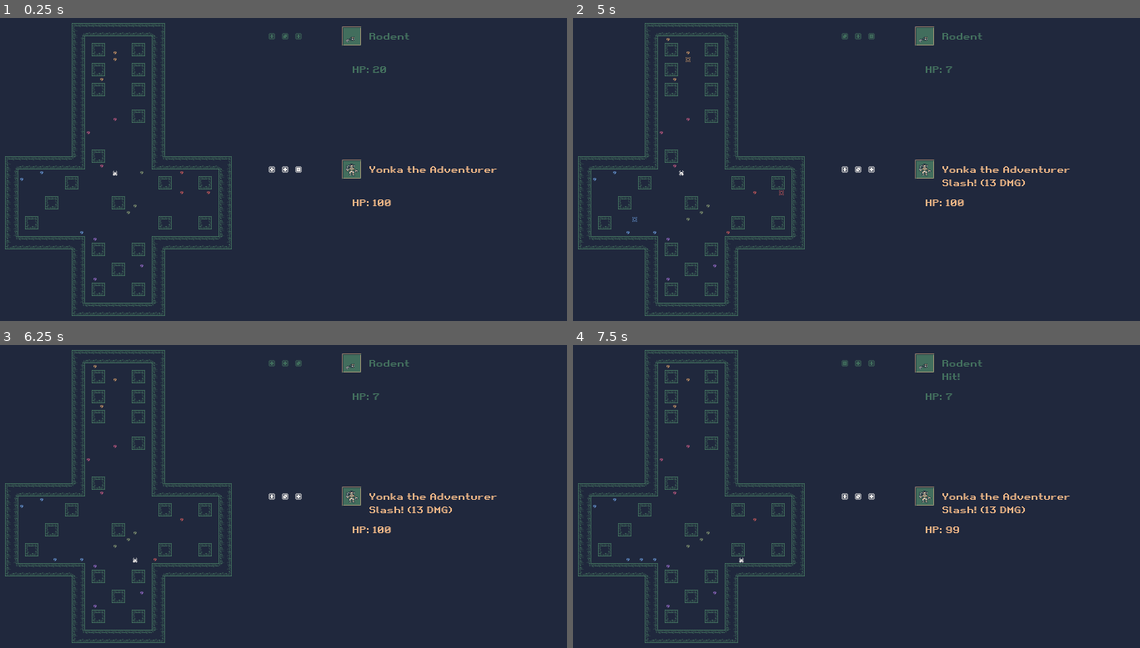
Above: before the commit, frames 1-4 (two rows, left to right).
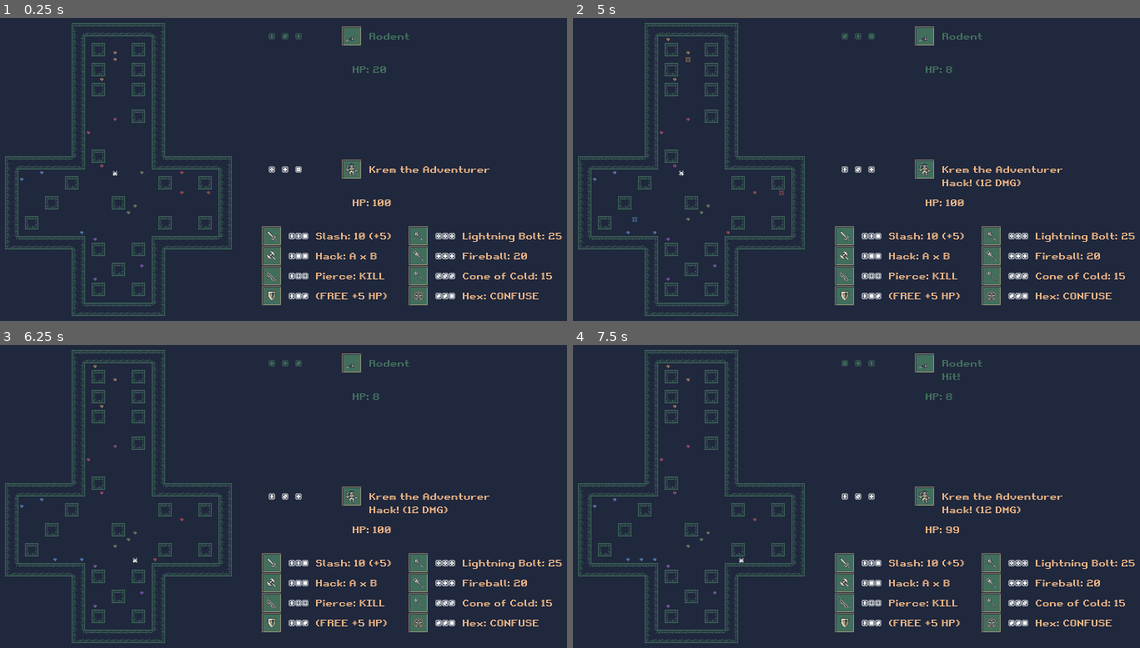
Above: after the commit, the same moments.

Repository: SLiV9/Die-Fiend
Game: Godot game, scene res://assets/level.tscn
Two runs of this game, one before a commit and one after it. Both use one fixed random seed, a clock stepped at 60 frames per second and the inputs below.
Inputs:
- Up to frame 1 (0.25 s): no input
- Up to frame 2 (5 s): tap Enter at 0.5, 2, 3.5 s; hold D (move_right) 0.53-1.28 s; hold Space (drop_item) 0.53-1.28 s; hold S (move_down) 1.28-2.03 s; tap Space (drop_item) at 1.35, 2.85, 4.35 s; hold D (move_right) 2.03-2.78 s; hold Space (drop_item) 2.03-2.78 s; hold W (move_up) 2.78-3.53 s; hold Space (drop_item) 3.53-4.28 s; hold A (move_left) from 3.53 s (still down)
- Up to frame 3 (6.25 s): release A (move_left) at 5.03 s; hold S (move_down) 5.03-5.78 s; hold Space (drop_item) 5.03-5.78 s; hold D (move_right) from 5.78 s (still down); tap Space (drop_item) at 5.85 s
- Up to frame 4 (7.5 s): release D (move_right) at 6.53 s; hold W (move_up) 6.53-7.28 s; hold Space (drop_item) 6.53-7.28 s; hold D (move_right) from 7.28 s (still down); tap Space (drop_item) at 7.35 s

The runs differ from the first frame. In frame 1, 3.5% of the frame differs, in the area x 46-100%, y 48-95%; in frame 2, 3.7%, in the area x 46-100%, y 15-95%; in frame 3, 3.7%; in frame 4, 3.7%.

Commit message:
Added four abilities below the hero, instead of a party. Get a random hero. Implemented abilities.

Diff:
--- /dev/null
+++ b/assets/Ability.tscn
@@ -0,0 +1,181 @@
+[gd_scene load_steps=31 format=2]
+
+[ext_resource path="res://assets/Die.tscn" type="PackedScene" id=1]
+[ext_resource path="res://assets/ability.gd" type="Script" id=2]
+[ext_resource path="res://assets/pixelfont.tres" type="DynamicFont" id=3]
+[ext_resource path="res://assets/1bitpack_kenney_monochrome_transparent_packed.png" type="Texture" id=4]
+[ext_resource path="res://assets/fantasy_tileset_Jerom_recolored.png" type="Texture" id=5]
+
+[sub_resource type="AtlasTexture" id=81]
+atlas = ExtResource( 5 )
+region = Rect2( 192, 224, 32, 32 )
+
+[sub_resource type="AtlasTexture" id=82]
+atlas = ExtResource( 5 )
+region = Rect2( 224, 256, 32, 32 )
+
+[sub_resource type="AtlasTexture" id=83]
+atlas = ExtResource( 5 )
+region = Rect2( 160, 288, 32, 32 )
+
+[sub_resource type="AtlasTexture" id=84]
+atlas = ExtResource( 5 )
+region = Rect2( 96, 416, 32, 32 )
+
+[sub_resource type="AtlasTexture" id=87]
+atlas = ExtResource( 5 )
+region = Rect2( 160, 448, 32, 32 )
+
+[sub_resource type="AtlasTexture" id=86]
+atlas = ExtResource( 5 )
+region = Rect2( 192, 448, 32, 32 )
+
+[sub_resource type="AtlasTexture" id=85]
+atlas = ExtResource( 5 )
+region = Rect2( 32, 448, 32, 32 )
+
+[sub_resource type="AtlasTexture" id=88]
+atlas = ExtResource( 5 )
+region = Rect2( 0, 544, 32, 32 )
+
+[sub_resource type="SpriteFrames" id=89]
+animations = [ {
+"frames": [ SubResource( 81 ), SubResource( 82 ), SubResource( 83 ), SubResource( 84 ), SubResource( 87 ), SubResource( 86 ), SubResource( 85 ), SubResource( 88 ) ],
+"loop": true,
+"name": "default",
+"speed": 5.0
+} ]
+
+[sub_resource type="TileSet" id=57]
+0/name = "fantasy_tileset_Jerom_recolored.png 0"
+0/texture = ExtResource( 5 )
+0/tex_offset = Vector2( 0, 0 )
+0/modulate = Color( 1, 1, 1, 1 )
+0/region = Rect2( 64, 32, 32, 32 )
+0/tile_mode = 1
+0/autotile/bitmask_mode = 0
+0/autotile/bitmask_flags = [ Vector2( 0, 0 ), 256, Vector2( 0, 1 ), 260, Vector2( 0, 2 ), 260, Vector2( 0, 3 ), 4, Vector2( 1, 0 ), 320, Vector2( 1, 1 ), 325, Vector2( 1, 2 ), 325, Vector2( 1, 3 ), 5, Vector2( 2, 0 ), 320, Vector2( 2, 1 ), 325, Vector2( 2, 2 ), 325, Vector2( 2, 3 ), 5, Vector2( 3, 0 ), 64, Vector2( 3, 1 ), 65, Vector2( 3, 2 ), 65, Vector2( 3, 3 ), 1 ]
+0/autotile/icon_coordinate = Vector2( 0, 0 )
+0/autotile/tile_size = Vector2( 8, 8 )
+0/autotile/spacing = 0
+0/autotile/occluder_map = [  ]
+0/autotile/navpoly_map = [  ]
+0/autotile/priority_map = [  ]
+0/autotile/z_index_map = [  ]
+0/occluder_offset = Vector2( 0, 0 )
+0/navigation_offset = Vector2( 0, 0 )
+0/shape_offset = Vector2( 0, 0 )
+0/shape_transform = Transform2D( 1, 0, 0, 1, 0, 0 )
+0/shape_one_way = false
+0/shape_one_way_margin = 0.0
+0/shapes = [  ]
+0/z_index = 0
+
+[sub_resource type="AtlasTexture" id=42]
+atlas = ExtResource( 4 )
+region = Rect2( 672, 224, 16, 16 )
+
+[sub_resource type="AtlasTexture" id=45]
+atlas = ExtResource( 4 )
+region = Rect2( 688, 224, 16, 16 )
+
+[sub_resource type="AtlasTexture" id=44]
+atlas = ExtResource( 4 )
+region = Rect2( 704, 224, 16, 16 )
+
+[sub_resource type="AtlasTexture" id=47]
+atlas = ExtResource( 4 )
+region = Rect2( 720, 224, 16, 16 )
+
+[sub_resource type="AtlasTexture" id=46]
+atlas = ExtResource( 4 )
+region = Rect2( 736, 224, 16, 16 )
+
+[sub_resource type="AtlasTexture" id=43]
+atlas = ExtResource( 4 )
+region = Rect2( 752, 224, 16, 16 )
+
+[sub_resource type="AtlasTexture" id=35]
+atlas = ExtResource( 4 )
+region = Rect2( 672, 240, 16, 16 )
+
+[sub_resource type="AtlasTexture" id=36]
+atlas = ExtResource( 4 )
+region = Rect2( 688, 240, 16, 16 )
+
+[sub_resource type="AtlasTexture" id=37]
+atlas = ExtResource( 4 )
+region = Rect2( 704, 240, 16, 16 )
+
+[sub_resource type="AtlasTexture" id=38]
+atlas = ExtResource( 4 )
+region = Rect2( 720, 240, 16, 16 )
+
+[sub_resource type="AtlasTexture" id=39]
+atlas = ExtResource( 4 )
+region = Rect2( 736, 240, 16, 16 )
+
+[sub_resource type="AtlasTexture" id=40]
+atlas = ExtResource( 4 )
+region = Rect2( 752, 240, 16, 16 )
+
+[sub_resource type="AtlasTexture" id=90]
+atlas = ExtResource( 4 )
+region = Rect2( 624, 240, 16, 16 )
+
+[sub_resource type="AtlasTexture" id=91]
+atlas = ExtResource( 4 )
+region = Rect2( 656, 240, 16, 16 )
+
+[sub_resource type="SpriteFrames" id=41]
+animations = [ {
+"frames": [ SubResource( 42 ), SubResource( 45 ), SubResource( 44 ), SubResource( 47 ), SubResource( 46 ), SubResource( 43 ) ],
+"loop": true,
+"name": "empty",
+"speed": 10.0
+}, {
+"frames": [ SubResource( 35 ), SubResource( 36 ), SubResource( 37 ), SubResource( 38 ), SubResource( 39 ), SubResource( 40 ), SubResource( 90 ), SubResource( 91 ) ],
+"loop": true,
+"name": "filled",
+"speed": 10.0
+} ]
+
+[node name="Ability" type="AnimatedSprite"]
+position = Vector2( 608, 480 )
+frames = SubResource( 89 )
+script = ExtResource( 2 )
+
+[node name="TileMap" type="TileMap" parent="."]
+show_behind_parent = true
+tile_set = SubResource( 57 )
+cell_size = Vector2( 8, 8 )
+format = 1
+tile_data = PoolIntArray( -131075, 0, 0, -131074, 0, 1, -131073, 0, 2, -196608, 0, 1, -196607, 0, 2, -196606, 0, 3, -65539, 0, 65536, -65538, 0, 131074, -65537, 0, 65537, -131072, 0, 65538, -131071, 0, 131073, -131070, 0, 65539, -3, 0, 65536, -2, 0, 65537, -1, 0, 65538, -65536, 0, 65537, -65535, 0, 65537, -65534, 0, 131075, 65533, 0, 131072, 65534, 0, 131074, 65535, 0, 65537, 0, 0, 131074, 1, 0, 65538, 2, 0, 65539, 131069, 0, 131072, 131070, 0, 65538, 131071, 0, 131074, 65536, 0, 131073, 65537, 0, 65537, 65538, 0, 131075, 196605, 0, 196608, 196606, 0, 196609, 196607, 0, 196610, 131072, 0, 196609, 131073, 0, 196609, 131074, 0, 196611 )
+
+[node name="Name" type="Label" parent="."]
+anchor_left = 1.0
+anchor_top = -0.5
+anchor_right = 1.0
+anchor_bottom = -0.5
+margin_left = 72.0
+margin_right = 336.0
+margin_bottom = 32.0
+custom_colors/font_color = Color( 0.898039, 0.690196, 0.513726, 1 )
+custom_fonts/font = ExtResource( 3 )
+text = "Lightning Bolt: 30"
+valign = 1
+__meta__ = {
+"_edit_use_anchors_": false
+}
+
+[node name="Die1" parent="." instance=ExtResource( 1 )]
+position = Vector2( 48, 0 )
+frames = SubResource( 41 )
+
+[node name="Die2" parent="." instance=ExtResource( 1 )]
+position = Vector2( 64, 0 )
+frames = SubResource( 41 )
+
+[node name="Die3" parent="." instance=ExtResource( 1 )]
+position = Vector2( 80, 0 )
+frames = SubResource( 41 )
--- /dev/null
+++ b/assets/ability.gd
@@ -0,0 +1,22 @@
+class_name Ability
+extends AnimatedSprite
+
+export var die1 = 6
+export var die2 = -1
+export var die3 = -1
+export var description = ""
+
+func _ready():
+	$Die1.fix(die1)
+	$Die2.fix(die2)
+	$Die3.fix(die3)
+	$Name.text = description
+
+
+func _on_Hero_hex_hit():
+	die1 += 2
+	if die1 >= 6:
+		die1 = 2
+	die2 = die1
+	$Die1.fix(die1)
+	$Die2.fix(die2)
--- a/assets/die.gd
+++ b/assets/die.gd
@@ -39,5 +39,14 @@
 		offset -= w
 		frame += 1
 
+func fix(number):
+	is_rolling = false
+	if number == 7:
+		frame = 7
+	elif number >= 1:
+		frame = number - 1
+	else:
+		frame = 6
+
 func get_result():
 	return 1 + frame
--- a/assets/hero.gd
+++ b/assets/hero.gd
@@ -2,15 +2,26 @@
 extends AnimatedSprite
 
 
-const HEAL_FROM_KILL = 10
+const NUM_HEROES = 8
+const NAMES = ["Krem the Adventurer", "Borf the Woodsman", "Yonka the Barbarian",
+	"Talis the Baneslayer", "Ilama the Tracker", "Atticus the Knight",
+	"Ogovan the Mage", "Serbo the Warlock"]
+const CURSES = ["Oops!", "Drat!", "Curses!", "Nope.", "Argh!", "Yikes.",
+	"Welp."]
 
 var hitpoints = 100
+var hex_number = 2
 
-signal attack_hit(damage)
+signal attack_hit(a, b)
+signal spell_hit(a)
+signal hex_hit()
 signal hero_died()
 
 
 func _ready():
+	randomize()
+	frame = randi() % NUM_HEROES
+	$Name.text = NAMES[frame]
 	$Hitpoints.text = "HP: %s" %  [hitpoints]
 	$Attack.text = ""
 
@@ -37,14 +48,48 @@
 func _on_Roller_roll_determined(results):
 	if hitpoints <= 0:
 		return
-	var damage = 0
+	var num_sixes = 0
+	var a
+	var b
+	var num_hexes = 0
 	for result in results:
-		damage += result
-	emit_signal("attack_hit", damage)
-	$Attack.text = "Slash! (%s DMG)" % [damage]
+		if result == 6:
+			num_sixes += 1
+		else:
+			if a == null:
+				a = result
+			elif b == null:
+				b = result
+			if result == hex_number:
+				num_hexes += 1
+	if num_sixes == 3:
+		emit_signal("attack_hit", 6, 6)
+	elif num_sixes == 2:
+		emit_signal("attack_hit", 6, a)
+	elif num_sixes == 1:
+		emit_signal("attack_hit", a, b)
+	elif num_hexes == 2:
+		emit_signal("hex_hit")
+		hex_number += 1
+		if hex_number >= 6:
+			hex_number = 2
+	elif results == [a, a, a] and a >= 3:
+		emit_signal("spell_hit", a)
+	else:
+		var curse_offset = randi() % CURSES.size()
+		$Attack.text = '"%s" (NO EFFECT)' % [CURSES[curse_offset]]
 
 
 func _on_Monster_monster_died():
-	if hitpoints > 0:
-		hitpoints += HEAL_FROM_KILL
-		$Hitpoints.text = "HP: %s" %  [hitpoints]
+	pass
+
+
+func _on_Monster_hero_attack_resolved(text):
+	$Attack.text = text
+
+
+func _on_Monster_hero_healed(amount):
+	if hitpoints <= 0:
+		return
+	hitpoints += amount
+	$Hitpoints.text = "HP: %s" %  [hitpoints]
--- a/assets/level.gd
+++ b/assets/level.gd
@@ -40,18 +40,18 @@
 	if targets.size() > 0:
 		targets.shuffle()
 		var item = targets.pop_front()
-		var opposite_face = 5 - i
 		if item is Shard:
 			var pop = $ResourcePreloader.get_resource("Pop").instance()
 			pop.position = item.position
 			pop.modulate = item.get_node("AnimatedSprite").modulate
 			add_child(pop)
+			item.queue_free()
 			spawn_shard_in_room(5 - i)
-		else:
+		elif item is Gem and (rand_range(0, 100) < 16.67):
 			var rock = $ResourcePreloader.get_resource("Rock").instance()
 			rock.position = item.position
 			add_child(rock)
-		item.queue_free()
+			item.queue_free()
 
 
 func room_bbox(i):
@@ -95,7 +95,11 @@
 	$Hero/Roller.roll(weights)
 
 func _on_MonsterRoller_rolled():
-	$Monster/MonsterRoller.roll([0, 0, 0, 0, 0, 0])
+	var weights = [0, 0, 0, 0, 0, 0]
+	if $Monster.is_hexed():
+		# Only roll twos.
+		weights[1] = 2
+	$Monster/MonsterRoller.roll(weights)
 
 
 func _on_Roller_roll_determined(results):
--- a/assets/level.tscn
+++ b/assets/level.tscn
@@ -14,6 +14,7 @@
 [ext_resource path="res://assets/monster.gd" type="Script" id=12]
 [ext_resource path="res://assets/Pop.tscn" type="PackedScene" id=13]
 [ext_resource path="res://assets/Rock.tscn" type="PackedScene" id=14]
+[ext_resource path="res://assets/Ability.tscn" type="PackedScene" id=15]
 
 [sub_resource type="ConvexPolygonShape2D" id=7]
 points = PoolVector2Array( 16, 16, 0, 16, 0, 0, 16, 0 )
@@ -678,16 +679,74 @@
 [node name="Die3" parent="Hero/Roller" instance=ExtResource( 9 )]
 position = Vector2( 672, 320 )
 
+[node name="Ability" parent="." instance=ExtResource( 15 )]
+die2 = 6
+description = "Slash: 10 (+5)"
+
+[node name="Ability2" parent="." instance=ExtResource( 15 )]
+position = Vector2( 608, 528 )
+frame = 1
+description = "Hack: A x B"
+
+[node name="Ability3" parent="." instance=ExtResource( 15 )]
+position = Vector2( 608, 576 )
+frame = 2
+die2 = 7
+die3 = 7
+description = "Pierce: KILL"
+
+[node name="Ability4" parent="." instance=ExtResource( 15 )]
+position = Vector2( 608, 624 )
+frame = 3
+die3 = 2
+description = "(FREE +5 HP)"
+
+[node name="Ability5" parent="." instance=ExtResource( 15 )]
+position = Vector2( 960, 480 )
+frame = 4
+die1 = 5
+die2 = 5
+die3 = 5
+description = "Lightning Bolt: 25"
+
+[node name="Ability6" parent="." instance=ExtResource( 15 )]
+position = Vector2( 960, 528 )
+frame = 5
+die1 = 4
+die2 = 4
+die3 = 4
+description = "Fireball: 20"
+
+[node name="Ability7" parent="." instance=ExtResource( 15 )]
+position = Vector2( 960, 576 )
+frame = 6
+die1 = 3
+die2 = 3
+die3 = 3
+description = "Cone of Cold: 15"
+
+[node name="Hex" parent="." instance=ExtResource( 15 )]
+position = Vector2( 960, 624 )
+frame = 7
+die1 = 2
+die2 = 2
+description = "Hex: CONFUSE"
+
 [connection signal="gem_deposited" from="Gremlin" to="." method="_on_Gremlin_gem_deposited"]
 [connection signal="shard_consumed" from="Gremlin" to="." method="_on_Gremlin_shard_consumed"]
 [connection signal="body_entered" from="Gremlin/Area2D" to="Gremlin" method="_on_Area2D_body_entered"]
 [connection signal="attack_hit" from="Monster" to="Hero" method="_on_Monster_attack_hit"]
+[connection signal="hero_attack_resolved" from="Monster" to="Hero" method="_on_Monster_hero_attack_resolved"]
+[connection signal="hero_healed" from="Monster" to="Hero" method="_on_Monster_hero_healed"]
 [connection signal="monster_died" from="Monster" to="Hero" method="_on_Monster_monster_died"]
 [connection signal="roll_determined" from="Monster/MonsterRoller" to="Monster" method="_on_MonsterRoller_roll_determined"]
 [connection signal="roll_started" from="Monster/MonsterRoller" to="Monster" method="_on_MonsterRoller_roll_started"]
 [connection signal="rolled" from="Monster/MonsterRoller" to="." method="_on_MonsterRoller_rolled"]
 [connection signal="attack_hit" from="Hero" to="Monster" method="_on_Hero_attack_hit"]
 [connection signal="hero_died" from="Hero" to="Monster" method="_on_Hero_hero_died"]
+[connection signal="hex_hit" from="Hero" to="Monster" method="_on_Hero_hex_hit"]
+[connection signal="hex_hit" from="Hero" to="Hex" method="_on_Hero_hex_hit"]
+[connection signal="spell_hit" from="Hero" to="Monster" method="_on_Hero_spell_hit"]
 [connection signal="roll_determined" from="Hero/Roller" to="." method="_on_Roller_roll_determined"]
 [connection signal="roll_determined" from="Hero/Roller" to="Hero" method="_on_Roller_roll_determined"]
 [connection signal="roll_started" from="Hero/Roller" to="Hero" method="_on_Roller_roll_started"]
--- a/assets/monster.gd
+++ b/assets/monster.gd
@@ -11,21 +11,28 @@
 const ATTACK_DAMAGE = [1, 3, 5, 3, 4, 4, 2,
 	5, 10, 8, 6, 5, 6, 5,
 	6, 10, 5, 8, 15, 6, 7, 20]
+const WEAKSPOTS = [3, 3, 3, -1, 5, -1, 2,
+	3, 4, 3, 5, 4, 2, 3,
+	5, -1, -1, -1, 1, -1, -1, -1]
 
 var monster_offset = 0
 var hitpoints = 40
 var attack_damage = 5
+var weakspot_number = 3
 
 var respawn_delay = 0
+var hex_end_delay = 0
 
 signal attack_hit(damage)
-signal attack_missed()
+signal hero_attack_resolved(text)
+signal hero_healed(amount)
 signal monster_died()
 
 
 func _ready():
 	hitpoints = HITPOINTS[monster_offset]
 	attack_damage = ATTACK_DAMAGE[monster_offset]
+	weakspot_number = WEAKSPOTS[monster_offset]
 	$Name.text = NAMES[monster_offset]
 	$Hitpoints.text = "HP: %s" %  [hitpoints]
 	$Attack.text = ""
@@ -43,6 +50,7 @@
 			frame = monster_offset
 			hitpoints = HITPOINTS[monster_offset]
 			attack_damage = ATTACK_DAMAGE[monster_offset]
+			weakspot_number = WEAKSPOTS[monster_offset]
 			if is_super:
 				hitpoints *= 10
 				attack_damage *= 5
@@ -52,6 +60,8 @@
 			$Hitpoints.text = "HP: %s" %  [hitpoints]
 			$MonsterRoller.reset()
 			$MonsterRoller.visible = true
+	elif hex_end_delay > 0:
+		hex_end_delay -= delta
 
 
 func _on_MonsterRoller_roll_determined(results):
@@ -59,7 +69,6 @@
 		return
 	var num_hits = 0
 	var num_snake_eyes = 0
-	var blinded = false
 	for result in results:
 		if result == 6:
 			num_hits += 1
@@ -77,7 +86,7 @@
 	if num_hits > 0:
 		var damage = attack_damage
 		if num_hits >= 3:
-			damage *= 10
+			damage *= 3
 			$Attack.text = "Super Crit!"
 		elif num_hits >= 2:
 			damage *= 2
@@ -86,7 +95,6 @@
 			$Attack.text = "Hit!"
 		emit_signal("attack_hit", damage)
 	else:
-		emit_signal("attack_missed")
 		$Attack.text = "Miss!"
 
 
@@ -94,7 +102,45 @@
 	$Attack.text = ""
 
 
-func _on_Hero_attack_hit(damage):
+func _on_Hero_attack_hit(a, b):
+	if a == 6 and b == 6:
+		var damage = 15
+		var text = "Crit Slash! (%s DMG)" % [damage]
+		emit_signal("hero_attack_resolved", text)
+		hero_dealt_damage(damage)
+	elif a == 6 or b == 6:
+		var damage = 10
+		var text = "Slash! (%s DMG)" % [damage]
+		emit_signal("hero_attack_resolved", text)
+		if a == 2 or b == 2:
+			emit_signal("hero_healed", 5)
+		hero_dealt_damage(damage)
+	elif a == b and a == weakspot_number:
+		var bodypart = "Heart"
+		match weakspot_number:
+			1:
+				bodypart = "Eye"
+			2:
+				bodypart = "Skull"
+			3:
+				bodypart = "Hide"
+			4:
+				bodypart = "Scales"
+		var text = "Pierce the %s! (KILL)" % [bodypart]
+		emit_signal("hero_attack_resolved", text)
+		if a == 2 or b == 2:
+			emit_signal("hero_healed", 5)
+		hero_dealt_damage(1000)
+	else:
+		var damage = a * b
+		var text = "Hack! (%s DMG)" % [damage]
+		emit_signal("hero_attack_resolved", text)
+		if a == 2 or b == 2:
+			emit_signal("hero_healed", 5)
+		hero_dealt_damage(damage)
+
+
+func hero_dealt_damage(damage):
 	hitpoints -= damage
 	if hitpoints > 0:
 		$Hitpoints.text = "HP: %s" %  [hitpoints]
@@ -110,3 +156,30 @@
 
 func _on_Hero_hero_died():
 	pass
+
+
+func _on_Hero_spell_hit(a):
+	match a:
+		3:
+			var damage = 15
+			var text = "Cone of Cold! (%s DMG)" % [damage]
+			emit_signal("hero_attack_resolved", text)
+			hero_dealt_damage(damage)
+		4:
+			var damage = 20
+			var text = "Fireball! (%s DMG)" % [damage]
+			emit_signal("hero_attack_resolved", text)
+			hero_dealt_damage(damage)
+		5:
+			var damage = 25
+			var text = "Lighting Bolt! (%s DMG)" % [damage]
+			emit_signal("hero_attack_resolved", text)
+			hero_dealt_damage(damage)
+
+
+func _on_Hero_hex_hit():
+	hex_end_delay = 20.0
+
+
+func is_hexed():
+	return hex_end_delay > 0
--- a/project.godot
+++ b/project.godot
@@ -9,6 +9,11 @@
 config_version=4
 
 _global_script_classes=[ {
+"base": "AnimatedSprite",
+"class": "Ability",
+"language": "GDScript",
+"path": "res://assets/ability.gd"
+}, {
 "base": "AnimatedSprite",
 "class": "Die",
 "language": "GDScript",
@@ -35,6 +40,7 @@
 "path": "res://assets/shard.gd"
 } ]
 _global_script_class_icons={
+"Ability": "",
 "Die": "",
 "Gem": "",
 "Hero": "",
Not shown: 1 places in assets/level.tscn that only renumber resources
